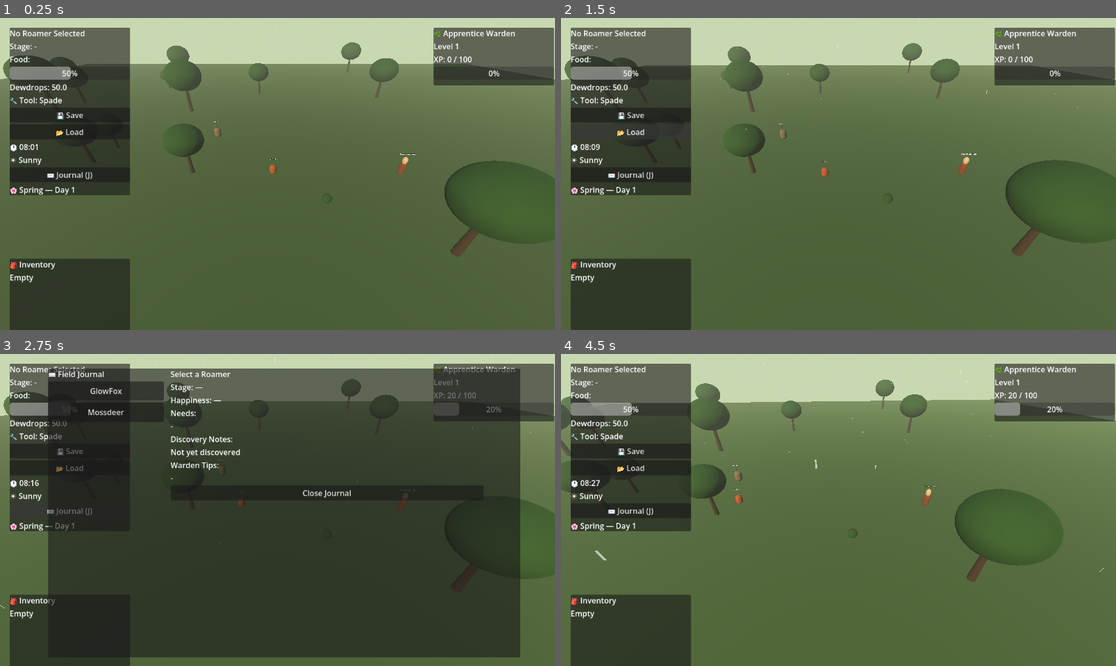
Above: before the commit, frames 1-4 (two rows, left to right).
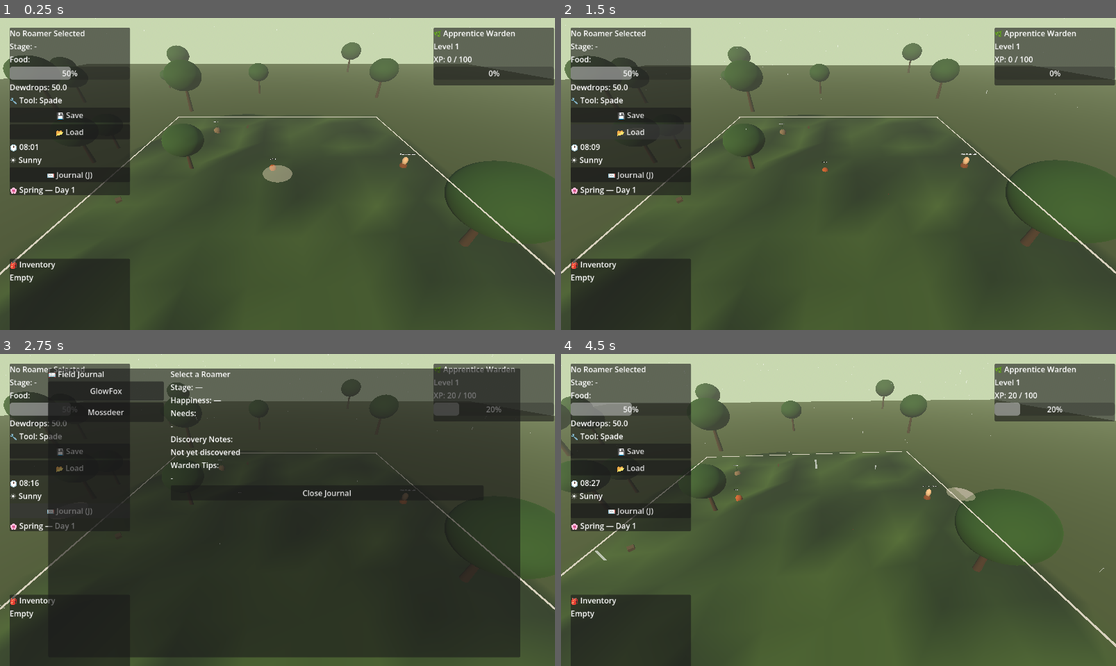
Above: after the commit, the same moments.

Repository: Ronana/Habitat
Game: Godot game, scene res://scenes/garden.tscn
Two runs of this game, one before a commit and one after it. Both use one fixed random seed, a clock stepped at 60 frames per second and the inputs below.
Inputs (mouse positions are in pixels of both pictures, inside the frame that each line leads up to):
- Up to frame 1 (0.25 s): no input
- Up to frame 2 (1.5 s): click "💾 Save" at 0.5 s; click "📂 Load" at 1.25 s
- Up to frame 3 (2.75 s): click "📖 Journal (J)" at 2 s
- Up to frame 4 (4.5 s): click "GlowFox" at 2.75 s; click "Mossdeer" at 3.5 s; tap Enter at 4.25 s; move the mouse to (960, 494) at 4.27 s; hold D from 4.28 s (still down); tap J at 4.35 s; click (960, 494) at 4.42 s

The runs differ from the first frame. In frame 1, 10% of the frame differs, in the area x 0-100%, y 30-100%; in frame 2, 11%; in frame 3, 1.6%; in frame 4, 13%, in the area x 0-100%, y 31-100%.

Commit message:
Fixed terrain and roamer issues.

Diff:
--- a/habitat/scenes/garden.tscn
+++ b/habitat/scenes/garden.tscn
@@ -11,6 +11,7 @@
 [ext_resource type="PackedScene" uid="uid://bln8w37off4uw" path="res://scenes/tool_manager.tscn" id="9_5pv02"]
 [ext_resource type="PackedScene" uid="uid://bqrg6quaigfo4" path="res://scenes/maren.tscn" id="10_wiw1g"]
 [ext_resource type="PackedScene" uid="uid://c1lkhe5e3ixcb" path="res://scenes/field_journal.tscn" id="11_8csfy"]
+[ext_resource type="PackedScene" uid="uid://dp765dfd4ab4y" path="res://scenes/ground_cursor.tscn" id="12_dfwg7"]
 
 [sub_resource type="StandardMaterial3D" id="StandardMaterial3D_b0h10"]
 albedo_color = Color(0.2901961, 0.41960785, 0.20784314, 1)
@@ -109,3 +110,5 @@
 draw_pass_1 = SubResource("QuadMesh_8csfy")
 
 [node name="FieldJournal" parent="." unique_id=938521938 instance=ExtResource("11_8csfy")]
+
+[node name="GroundCursor" parent="." unique_id=1377328291 instance=ExtResource("12_dfwg7")]
--- /dev/null
+++ b/habitat/scenes/ground_cursor.tscn
@@ -0,0 +1,21 @@
+[gd_scene format=3 uid="uid://dp765dfd4ab4y"]
+
+[ext_resource type="Script" uid="uid://cl2fjmnse0ami" path="res://scripts/ground_cursor.gd" id="1_r6uyw"]
+
+[sub_resource type="StandardMaterial3D" id="StandardMaterial3D_r6uyw"]
+transparency = 1
+no_depth_test = true
+shading_mode = 0
+albedo_color = Color(0.83116233, 0.78818816, 0.6591482, 0.5)
+
+[sub_resource type="CylinderMesh" id="CylinderMesh_uy3ru"]
+top_radius = 0.3
+bottom_radius = 0.3
+height = 0.02
+
+[node name="GroundCursor" type="Node3D" unique_id=1377328291]
+script = ExtResource("1_r6uyw")
+
+[node name="CursorMesh" type="MeshInstance3D" parent="." unique_id=906956850]
+material_overlay = SubResource("StandardMaterial3D_r6uyw")
+mesh = SubResource("CylinderMesh_uy3ru")
--- a/habitat/scripts/garden.gd
+++ b/habitat/scripts/garden.gd
@@ -5,10 +5,14 @@
 @export var forest_radius: float = 80.0
 @export var min_scale: float = 0.6
 @export var max_scale: float = 1.6
+@export var starter_area_size: float = 40.0
+var base_ground_level: float = 0.0
 
 func _ready():
 	scatter_trees()
-
+	create_boundary()
+	create_starter_bumps()
+	scatter_debris()
 	# Connect day night manager to scene lights
 	var sun = get_node("DirectionalLight3D")
 	var env = get_node("WorldEnvironment").environment
@@ -79,3 +83,114 @@
 
 		tree.rotation.y = randf_range(0, TAU)
 		i += 1
+
+func create_boundary():
+	var line_material = StandardMaterial3D.new()
+	line_material.albedo_color = Color(0.85, 0.82, 0.75, 0.9)
+	line_material.roughness = 1.0
+	line_material.shading_mode = BaseMaterial3D.SHADING_MODE_UNSHADED
+	line_material.no_depth_test = true
+	line_material.render_priority = 1
+
+	var half = starter_area_size / 2.0
+	var lines = [
+		[Vector3(0, 0.05, -half), Vector3(starter_area_size + 0.4, 0.05, 0.15)],
+		[Vector3(0, 0.05, half), Vector3(starter_area_size + 0.4, 0.05, 0.15)],
+		[Vector3(-half, 0.05, 0), Vector3(0.15, 0.05, starter_area_size)],
+		[Vector3(half, 0.05, 0), Vector3(0.15, 0.05, starter_area_size)],
+	]
+
+	for line_data in lines:
+		var mesh_instance = MeshInstance3D.new()
+		var box_mesh = BoxMesh.new()
+		box_mesh.size = line_data[1]
+		mesh_instance.mesh = box_mesh
+		mesh_instance.position = line_data[0]
+		var mat = line_material.duplicate()
+		mesh_instance.set_surface_override_material(0, mat)
+		mesh_instance.add_to_group("boundary_lines")
+		add_child(mesh_instance)
+
+func create_starter_bumps():
+	var ground_node = get_node("Ground")
+	var mdt = MeshDataTool.new()
+	var array_mesh = ArrayMesh.new()
+	array_mesh.add_surface_from_arrays(
+		Mesh.PRIMITIVE_TRIANGLES,
+		ground_node.mesh.surface_get_arrays(0)
+	)
+	mdt.create_from_surface(array_mesh, 0)
+
+	var half = starter_area_size / 2.0
+
+	for i in range(mdt.get_vertex_count()):
+		var vertex = mdt.get_vertex(i)
+		# Only bump vertices inside the starter area
+		if abs(vertex.x) < half and abs(vertex.z) < half:
+			# Random bumps above ground level
+			vertex.y = randf_range(0.2, 1.5)
+		mdt.set_vertex(i, vertex)
+
+	array_mesh.clear_surfaces()
+	mdt.commit_to_surface(array_mesh)
+	ground_node.mesh = array_mesh
+	var mat = ground_node.get_active_material(0)
+	if mat:
+		ground_node.set_surface_override_material(0, mat)
+
+	# Restore material after mesh rebuild
+	var ground_mat = StandardMaterial3D.new()
+	ground_mat.albedo_color = Color(0.29, 0.36, 0.18)
+	ground_mat.roughness = 0.9
+	ground_node.set_surface_override_material(0, ground_mat)
+
+
+func scatter_debris():
+	var half = starter_area_size / 2.0
+	var debris_items = [
+		{"colour": Color(0.45, 0.35, 0.25), "scale": Vector3(0.8, 0.4, 0.6)},  # Rock
+		{"colour": Color(0.35, 0.25, 0.15), "scale": Vector3(1.2, 0.3, 0.4)},  # Log
+		{"colour": Color(0.3, 0.28, 0.2), "scale": Vector3(0.5, 0.5, 0.5)},    # Small rock
+		{"colour": Color(0.4, 0.32, 0.22), "scale": Vector3(0.6, 0.35, 0.5)},  # Stone
+	]
+
+	for j in range(15):
+		var item = debris_items[randi() % debris_items.size()]
+		var mesh_instance = MeshInstance3D.new()
+
+		if j % 2 == 0:
+			mesh_instance.mesh = BoxMesh.new()
+		else:
+			mesh_instance.mesh = SphereMesh.new()
+
+		var mat = StandardMaterial3D.new()
+		mat.albedo_color = item["colour"]
+		mat.roughness = 1.0
+		mesh_instance.set_surface_override_material(0, mat)
+
+		var x = randf_range(-half + 3, half - 3)
+		var z = randf_range(-half + 3, half - 3)
+		mesh_instance.position = Vector3(x, 0.5, z)
+		mesh_instance.scale = item["scale"]
+		mesh_instance.rotation.y = randf_range(0, TAU)
+
+		add_child(mesh_instance)
+		mesh_instance.add_to_group("debris")
+
+
+func _process(_delta):
+	update_boundary_heights()
+
+func update_boundary_heights():
+	var half = starter_area_size / 2.0
+	var space_state = get_world_3d().direct_space_state
+
+	var boundary_lines = get_tree().get_nodes_in_group("boundary_lines")
+	for line in boundary_lines:
+		# Cast ray down from above the line position
+		var ray_origin = Vector3(line.position.x, 10.0, line.position.z)
+		var ray_end = Vector3(line.position.x, -5.0, line.position.z)
+		var query = PhysicsRayQueryParameters3D.create(ray_origin, ray_end)
+		var result = space_state.intersect_ray(query)
+		if result:
+			line.position.y = result.position.y + 0.05
--- /dev/null
+++ b/habitat/scripts/ground_cursor.gd
@@ -0,0 +1,57 @@
+extends Node3D
+
+var cursor_mesh: MeshInstance3D
+var tool_radius: float = 6.0
+var normal_colour: Color = Color(0.83, 0.79, 0.66)
+var limit_colour: Color = Color(0.9, 0.3, 0.2)
+var water_colour: Color = Color(0.3, 0.6, 0.9)
+
+func _ready():
+	cursor_mesh = $CursorMesh
+	scale = Vector3(tool_radius, 1.0, tool_radius)
+
+func _process(_delta):
+	update_cursor_position()
+
+func update_cursor_position():
+	var cam = get_viewport().get_camera_3d()
+	if not cam:
+		return
+
+	var mouse_pos = get_viewport().get_mouse_position()
+	var ray_origin = cam.project_ray_origin(mouse_pos)
+	var ray_end = ray_origin + cam.project_ray_normal(mouse_pos) * 200.0
+
+	var space_state = get_world_3d().direct_space_state
+	var query = PhysicsRayQueryParameters3D.create(ray_origin, ray_end)
+	var result = space_state.intersect_ray(query)
+
+	if result:
+		var hit_pos = result.position
+		# Always sit 0.3 units above whatever surface is hit
+		global_position = Vector3(hit_pos.x, hit_pos.y + 0.1, hit_pos.z)
+		# Keep cursor flat — don't rotate with terrain
+		rotation = Vector3.ZERO
+		update_cursor_colour(hit_pos)
+
+func update_cursor_colour(hit_pos: Vector3):
+	var mat = cursor_mesh.get_active_material(0)
+	if not mat:
+		return
+
+	# Red when at dig limit
+	if hit_pos.y <= -1.8:
+		mat.albedo_color = limit_colour
+		mat.emission = limit_colour
+	# Blue when low enough for water
+	elif hit_pos.y <= -0.8:
+		mat.albedo_color = water_colour
+		mat.emission = water_colour
+	# Normal colour otherwise
+	else:
+		mat.albedo_color = normal_colour
+		mat.emission = normal_colour
+
+func set_radius(new_radius: float):
+	tool_radius = new_radius
+	scale = Vector3(tool_radius, 1.0, tool_radius)
--- a/habitat/scripts/roamer_base.gd
+++ b/habitat/scripts/roamer_base.gd
@@ -59,6 +59,12 @@
 		food_seek_timer = 0.0
 		if needs["food"] < hunger_threshold:
 			seek_nearest_food()
+		# Push back inside boundary if somehow outside
+	var half_area = 19.0
+	if abs(global_position.x) > half_area or abs(global_position.z) > half_area:
+		global_position.x = clamp(global_position.x, -half_area, half_area)
+		global_position.z = clamp(global_position.z, -half_area, half_area)
+		pick_wander_target()
 	move_and_slide()
 
 func seek_nearest_food():
@@ -119,11 +125,19 @@
 
 func pick_wander_target():
 	var wander_range = 20.0
-	wander_target = global_position + Vector3(
+	var half_area = 19.0  # Slightly inside the 40x40 boundary
+
+	var new_target = global_position + Vector3(
 		randf_range(-wander_range, wander_range),
 		0,
 		randf_range(-wander_range, wander_range)
 	)
+
+	# Clamp target inside starter area
+	new_target.x = clamp(new_target.x, -half_area, half_area)
+	new_target.z = clamp(new_target.z, -half_area, half_area)
+
+	wander_target = new_target
 	wander_timer = randf_range(4.0, 10.0)
 
 func move_to(target: Vector3):
--- a/habitat/scripts/save_manager.gd
+++ b/habitat/scripts/save_manager.gd
@@ -9,9 +9,26 @@
 			"dewdrops": CurrencyManager.dewdrops,
 			"eldermoss": CurrencyManager.eldermoss
 		},
+
 		"roamers": [],
 		"berry_bushes": []
 	}
+		# Save terrain vertices
+	var ground = get_tree().get_root().get_node("Garden/Ground")
+	if ground and ground.mesh:
+		var mdt = MeshDataTool.new()
+		var arr_mesh = ArrayMesh.new()
+		arr_mesh.add_surface_from_arrays(
+			Mesh.PRIMITIVE_TRIANGLES,
+			ground.mesh.surface_get_arrays(0)
+		)
+		mdt.create_from_surface(arr_mesh, 0)
+		var vertices = []
+		for i in range(mdt.get_vertex_count()):
+			var v = mdt.get_vertex(i)
+			vertices.append({"x": v.x, "y": v.y, "z": v.z})
+		save_data["terrain"] = vertices
+
 
 	# Save all Roamers
 	for roamer in get_tree().get_nodes_in_group("roamers"):
@@ -74,6 +91,38 @@
 	CurrencyManager.eldermoss = save_data["currency"]["eldermoss"]
 	CurrencyManager.emit_signal("dewdrops_changed", CurrencyManager.dewdrops)
 
+	# Restore terrain
+	if save_data.has("terrain"):
+		var ground = get_tree().get_root().get_node("Garden/Ground")
+		if ground and ground.mesh:
+			var mdt = MeshDataTool.new()
+			var arr_mesh = ArrayMesh.new()
+			arr_mesh.add_surface_from_arrays(
+				Mesh.PRIMITIVE_TRIANGLES,
+				ground.mesh.surface_get_arrays(0)
+			)
+			mdt.create_from_surface(arr_mesh, 0)
+
+			var vertices = save_data["terrain"]
+			if vertices.size() == mdt.get_vertex_count():
+				for i in range(mdt.get_vertex_count()):
+					var v = mdt.get_vertex(i)
+					v.y = vertices[i]["y"]
+					mdt.set_vertex(i, v)
+
+				arr_mesh.clear_surfaces()
+				mdt.commit_to_surface(arr_mesh)
+				ground.mesh = arr_mesh
+
+				# Rebuild tool manager mesh data
+				await get_tree().process_frame
+				var tool_manager = get_tree().get_root().get_node("Garden/ToolManager")
+				if tool_manager:
+					tool_manager.build_mesh_data_tool()
+					tool_manager.apply_terrain_colours()
+
+				print("Terrain restored successfully")
+
 	# Restore Roamers
 	for roamer_data in save_data["roamers"]:
 		var scene = load(roamer_data["scene"])
--- a/habitat/scripts/tool_manager.gd
+++ b/habitat/scripts/tool_manager.gd
@@ -3,25 +3,27 @@
 enum Tool { NONE, SPADE }
 
 var current_tool = Tool.SPADE
-var spade_radius: float = 8.0
+var spade_radius: float = 3.0
 var spade_strength: float = 2.0
 var raise_terrain: bool = true
 var original_material: Material
 var placement_item: String = ""
 var berry_bush_scene: PackedScene = preload("res://scenes/berry_bush.tscn")
-
+var base_level: float = 0.0
+var max_dig_depth: float = -2.0
+var can_raise_terrain: bool = false
 var ground_mesh: MeshInstance3D
 var mesh_data_tool: MeshDataTool
 var array_mesh: ArrayMesh
+var starter_area_size: float = 40.0
 
 func _ready():
 	ground_mesh = get_parent().get_node("Ground")
-	if ground_mesh:
-		print("Ground found: ", ground_mesh.name)
-		build_mesh_data_tool()
-		print("Mesh data tool built successfully")
-	else:
-		print("ERROR: Ground node not found")
+	await get_tree().process_frame
+	await get_tree().process_frame
+	build_mesh_data_tool()
+	apply_terrain_colours()
+	print("Mesh data tool built successfully")
 
 func build_mesh_data_tool():
 	original_material = ground_mesh.get_active_material(0)
@@ -104,6 +106,10 @@
 		print("Ray hit nothing")
 
 func deform_terrain(hit_pos: Vector3):
+	var half = starter_area_size / 2.0
+	if abs(hit_pos.x) > half or abs(hit_pos.z) > half:
+		print("Outside playable area")
+		return
 	WardenManager.gain_xp("terrain_shaped")
 	var direction = 1.0 if raise_terrain else -1.0
 	var vertices_affected = 0
@@ -114,16 +120,64 @@
 
 		if distance < spade_radius:
 			var influence = 1.0 - (distance / spade_radius)
-			vertex.y += direction * spade_strength * influence
+			var new_y = vertex.y + (direction * spade_strength * influence)
+
+			# Enforce limits
+			if direction > 0 and not can_raise_terrain:
+				# Can only raise up to base level with basic shovel
+				new_y = min(new_y, base_level)
+			if direction < 0:
+				# Can't dig below max depth
+				new_y = max(new_y, max_dig_depth)
+
+			vertex.y = new_y
 			mesh_data_tool.set_vertex(i, vertex)
 			vertices_affected += 1
 
-		# Rebuild the mesh
 	array_mesh.clear_surfaces()
 	mesh_data_tool.commit_to_surface(array_mesh)
-	ground_mesh.mesh = array_mesh
-	ground_mesh.set_surface_override_material(0, original_material)
+	ground_mesh.mesh = array_mesh.duplicate()
+	apply_terrain_colours()
 
 func set_placement_item(item_name: String):
 	placement_item = item_name
 	print("Ready to place: ", item_name)
+
+func apply_terrain_colours():
+	var surface_tool = SurfaceTool.new()
+	var mdt = MeshDataTool.new()
+	var temp_mesh = ArrayMesh.new()
+	temp_mesh.add_surface_from_arrays(
+		Mesh.PRIMITIVE_TRIANGLES,
+		ground_mesh.mesh.surface_get_arrays(0)
+	)
+	mdt.create_from_surface(temp_mesh, 0)
+
+	# Colour each vertex based on height
+	for i in range(mdt.get_vertex_count()):
+		var vertex = mdt.get_vertex(i)
+		var colour: Color
+
+		if vertex.y > 0.1:
+			# Above ground — starts bright green, gets very dark green at peak
+			var t = clamp(vertex.y / 1.5, 0.0, 1.0)
+			colour = Color(0.35, 0.50, 0.20).lerp(Color(0.08, 0.18, 0.05), t)
+		elif vertex.y < -0.1:
+			# Below ground — starts light dirt, gets very dark soil at depth
+			var t = clamp(abs(vertex.y) / 2.0, 0.0, 1.0)
+			colour = Color(0.55, 0.40, 0.22).lerp(Color(0.18, 0.10, 0.05), t)
+		else:
+			# At ground level — base green
+			colour = Color(0.29, 0.36, 0.18)
+
+		mdt.set_vertex_color(i, colour)
+
+	temp_mesh.clear_surfaces()
+	mdt.commit_to_surface(temp_mesh)
+	ground_mesh.mesh = temp_mesh
+
+	# Use vertex colours — set material to use them
+	var mat = StandardMaterial3D.new()
+	mat.vertex_color_use_as_albedo = true
+	mat.roughness = 0.9
+	ground_mesh.set_surface_override_material(0, mat)
Not shown, added: habitat/scripts/ground_cursor.gd.uid
